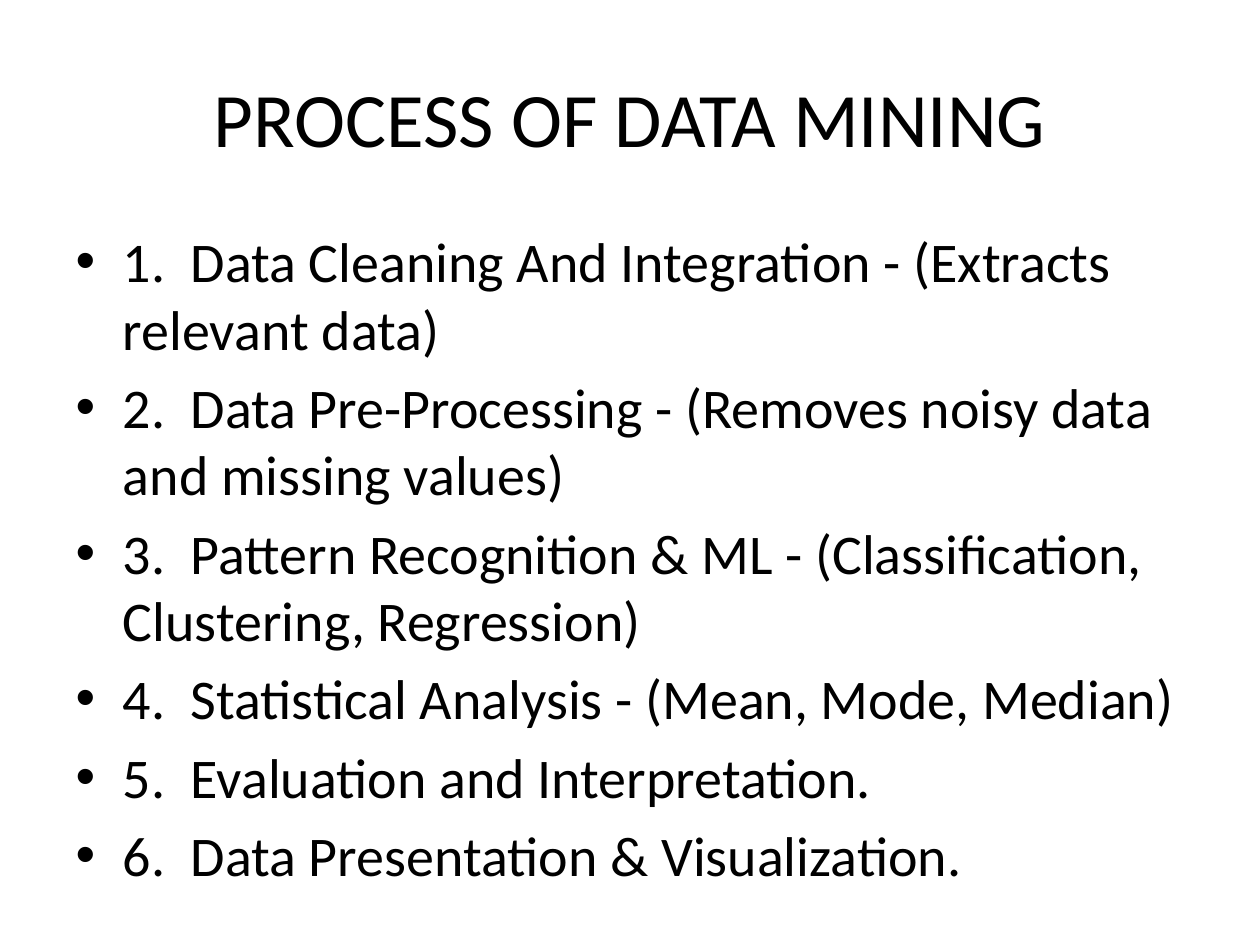
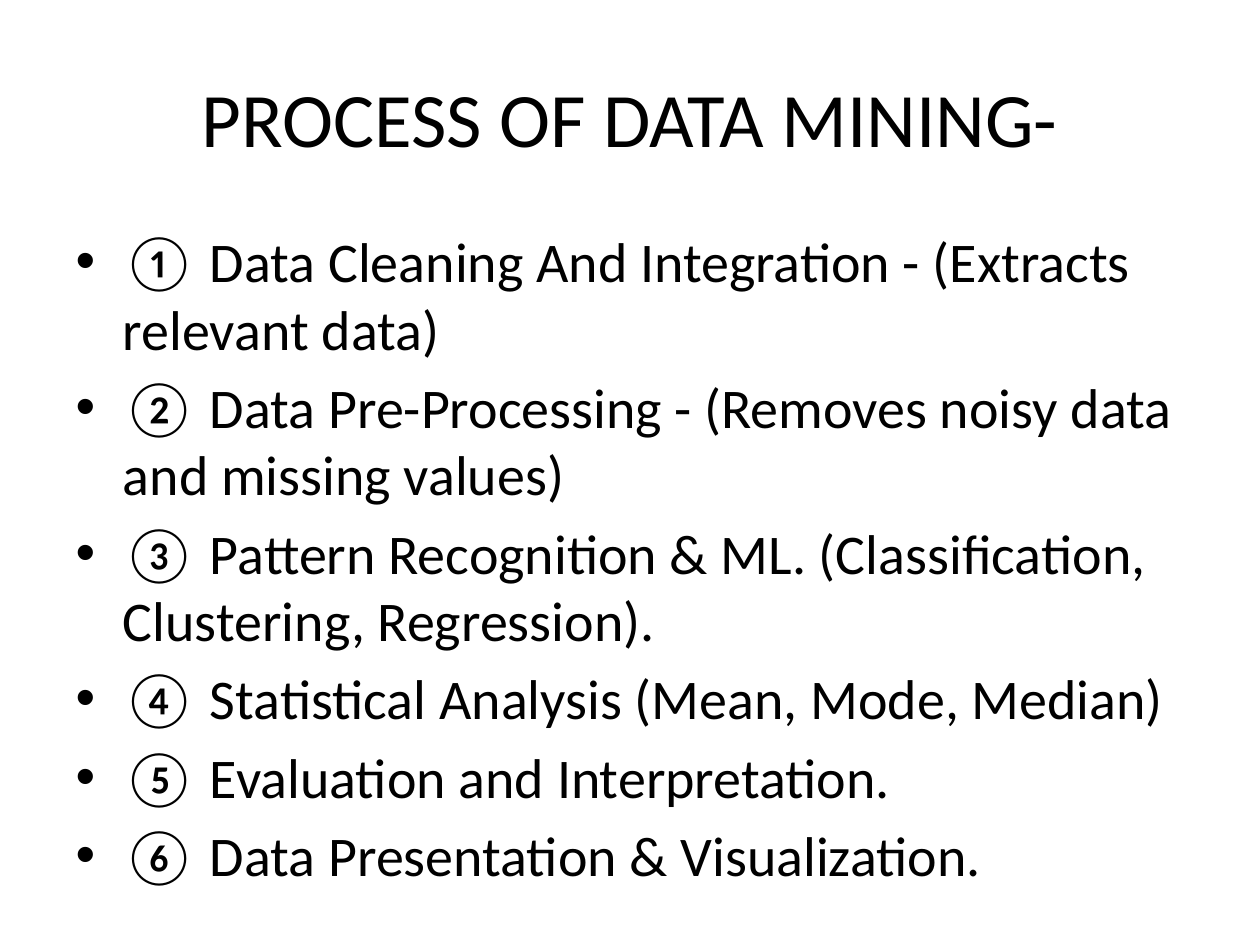
Before and after one commit to Geetanjally/PDF_TO_TEXT, a slide deck: slide 7 of 5_Final_Outputs/Final_Output.pptx. Drawn at 1260x945 pixels with LibreOffice and Linux fonts; fonts in the diff are those of the drawing. Boxes give left, top, right and bottom in pixels: in the first picture for what was removed or moved away, otherwise in the second. Text is boxed around its words. In the diff, an @@ line names an element or a change of style, - is before the commit and + after.

```diff
--- a/5_Final_Outputs/Final_Output.pptx
+++ b/5_Final_Outputs/Final_Output.pptx
@@ title at [202,97,1057,148]: text changed @@
-PROCESS OF DATA MINING
+PROCESS OF DATA MINING-
@@ text at [123,237,1172,886]: text changed @@
-• 1. Data Cleaning And Integration - (Extracts relevant data)
-• 2. Data Pre-Processing - (Removes noisy data and missing values)
-• 3. Pattern Recognition & ML - (Classification, Clustering, Regression)
-• 4. Statistical Analysis - (Mean, Mode, Median)
-• 5. Evaluation and Interpretation.
-• 6. Data Presentation & Visualization.
+• ① Data Cleaning And Integration - (Extracts relevant data)
+• ② Data Pre-Processing - (Removes noisy data and missing values)
+• ③ Pattern Recognition & ML. (Classification, Clustering, Regression).
+• ④ Statistical Analysis (Mean, Mode, Median)
+• ⑤ Evaluation and Interpretation.
+• ⑥ Data Presentation & Visualization.
```
Also in this commit, not shown: 3 other slides changed, 8 other files.
